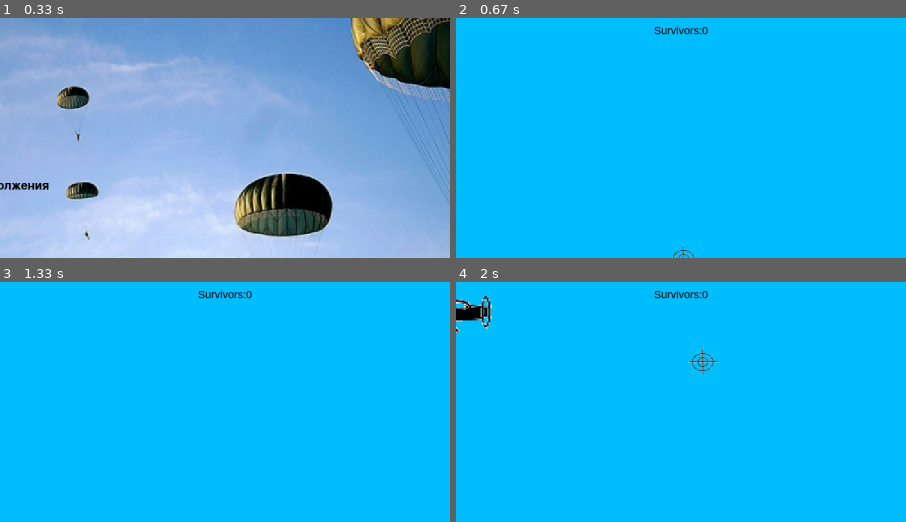
Above: before the commit, frames 1-4 (two rows, left to right).
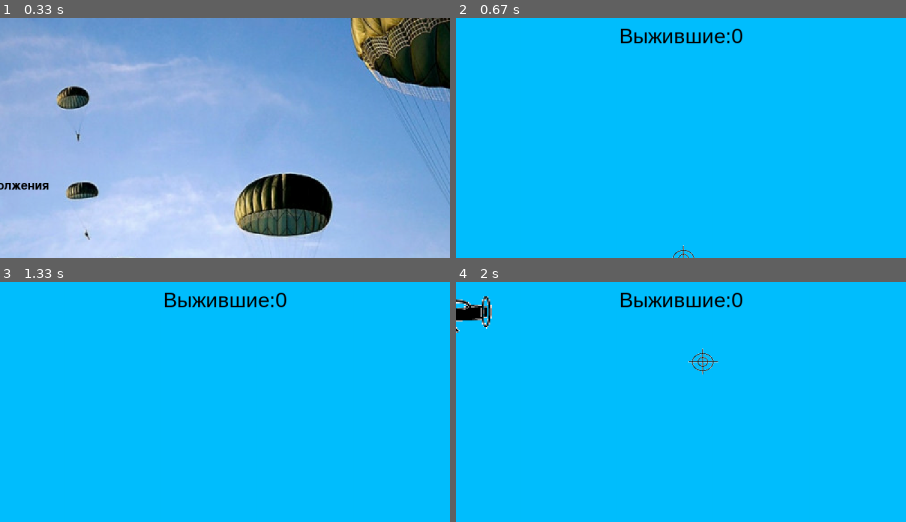
Above: after the commit, the same moments.

Repository: Mesh-DimASS/PygameProjectMMD
Game: pygame game, started from main.py
Same seed, same stepped clock (60 frames per second), same inputs: the game is played once before the commit and once after it.
Inputs (mouse positions are % of the whole screen's width and height, from its top left):
- Up to frame 1 (0.33 s): no input
- Up to frame 2 (0.67 s): click (50, 50) at 0.38 s
- Up to frame 3 (1.33 s): hold Esc 0.67-1.13 s; move the mouse to (50, 56) at 0.7 s; hold Esc from 1.17 s (still down); move the mouse to (19, 73) at 1.2 s
- Up to frame 4 (2 s): release Esc at 1.63 s; click (52, 16) at 1.72 s
The pictures show only the part of the screen within x 25-75%, y 0-50%; the shares and areas given below are measured in that part.

Frame 1 is identical in both runs. In frame 2, 1.0% of the frame differs, in the area x 36-64%, y 3-11%; in frame 3, 1.0%; in frame 4, 1.0%.

Commit message:
fix pause music and other

Diff:
--- a/main.py
+++ b/main.py
@@ -51,7 +51,7 @@
 
     def done_par(self):
         screen.blit(screen, background_rect)
-        draw_text(screen, 'Survivors:' + str(self.done), 18, width / 2, 10)
+        draw_text(screen, 'Выжившие:' + str(self.done), 35, width / 2, 10)
 
 
 class Airplane(pygame.sprite.Sprite):
@@ -144,7 +144,7 @@
                 if event.type == pygame.QUIT:
                     terminate()
                 if event.type == pygame.KEYDOWN and event.key == pygame.K_ESCAPE:
-                    pygame.mixer.music.play(loops=-1)
+                    pygame.mixer.music.set_volume(0.4)
                     return
                 pygame.display.flip()
                 clock.tick(fps)
@@ -201,7 +201,7 @@
         if event.type == pygame.QUIT:
             running = False
         if event.type == pygame.KEYDOWN and event.key == pygame.K_ESCAPE:
-            pygame.mixer.music.stop()
+            pygame.mixer.music.set_volume(0)
             pause_screen()
     clock.tick(fps)
     screen.fill((0, 191, 255))
